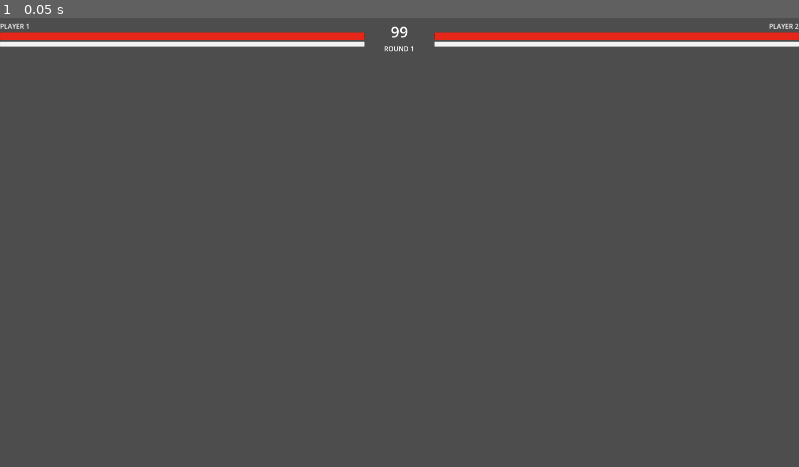
Above: before the commit, frame 1.
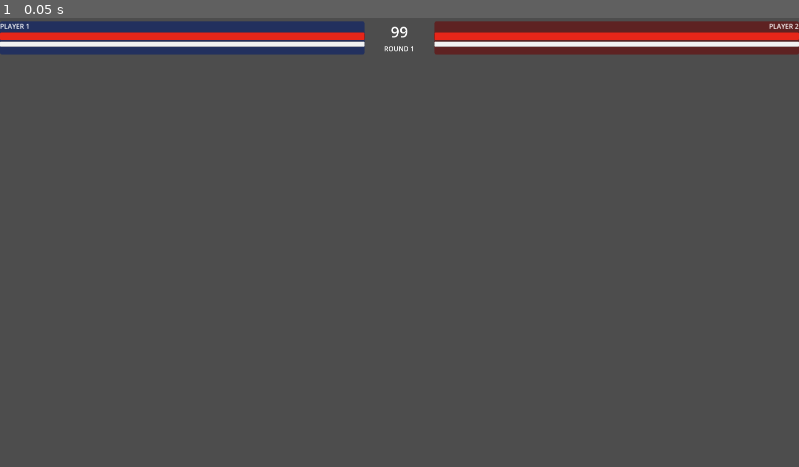
Above: after the commit, the same moment.

Repository: POTOMO1111/wrestlingapp
Game: Godot game, scene res://scenes/ui/hud.tscn
Same seed, same stepped clock (60 frames per second), same inputs: the game is played once before the commit and once after it. This scene is started directly instead of the project's main scene.
Inputs:
- Up to frame 1 (0.05 s): no input

The runs differ from the first frame. In frame 1, 3.8% of the frame differs, in the area x 0-100%, y 0-9%.

Commit message:
4/7:一部UIの変更

Diff:
--- a/scenes/ui/hud.tscn
+++ b/scenes/ui/hud.tscn
@@ -31,23 +31,26 @@
 grow_horizontal = 2
 grow_vertical = 1
 
-[node name="P1_Panel" type="VBoxContainer" parent="TopBar"]
+[node name="P1_PanelBG" type="PanelContainer" parent="TopBar"]
 layout_mode = 2
 size_flags_horizontal = 3
 
-[node name="P1_Name" type="Label" parent="TopBar/P1_Panel"]
+[node name="P1_Panel" type="VBoxContainer" parent="TopBar/P1_PanelBG"]
+layout_mode = 2
+
+[node name="P1_Name" type="Label" parent="TopBar/P1_PanelBG/P1_Panel"]
 layout_mode = 2
 text = "PLAYER 1"
 horizontal_alignment = 0
 
-[node name="P1_PermanentHP" type="ProgressBar" parent="TopBar/P1_Panel"]
+[node name="P1_PermanentHP" type="ProgressBar" parent="TopBar/P1_PanelBG/P1_Panel"]
 layout_mode = 2
 custom_minimum_size = Vector2(0, 18)
 max_value = 100.0
 value = 100.0
 show_percentage = false
 
-[node name="P1_RecoverableHP" type="ProgressBar" parent="TopBar/P1_Panel"]
+[node name="P1_RecoverableHP" type="ProgressBar" parent="TopBar/P1_PanelBG/P1_Panel"]
 layout_mode = 2
 custom_minimum_size = Vector2(0, 12)
 max_value = 100.0
@@ -72,23 +75,26 @@
 horizontal_alignment = 1
 theme_override_font_sizes/font_size = 16
 
-[node name="P2_Panel" type="VBoxContainer" parent="TopBar"]
+[node name="P2_PanelBG" type="PanelContainer" parent="TopBar"]
 layout_mode = 2
 size_flags_horizontal = 3
 
-[node name="P2_Name" type="Label" parent="TopBar/P2_Panel"]
+[node name="P2_Panel" type="VBoxContainer" parent="TopBar/P2_PanelBG"]
+layout_mode = 2
+
+[node name="P2_Name" type="Label" parent="TopBar/P2_PanelBG/P2_Panel"]
 layout_mode = 2
 text = "PLAYER 2"
 horizontal_alignment = 2
 
-[node name="P2_PermanentHP" type="ProgressBar" parent="TopBar/P2_Panel"]
+[node name="P2_PermanentHP" type="ProgressBar" parent="TopBar/P2_PanelBG/P2_Panel"]
 layout_mode = 2
 custom_minimum_size = Vector2(0, 18)
 max_value = 100.0
 value = 100.0
 show_percentage = false
 
-[node name="P2_RecoverableHP" type="ProgressBar" parent="TopBar/P2_Panel"]
+[node name="P2_RecoverableHP" type="ProgressBar" parent="TopBar/P2_PanelBG/P2_Panel"]
 layout_mode = 2
 custom_minimum_size = Vector2(0, 12)
 max_value = 100.0
@@ -102,9 +108,9 @@
 anchor_top = 1.0
 anchor_right = 0.5
 anchor_bottom = 1.0
-offset_left = -150.0
+offset_left = -180.0
 offset_top = -70.0
-offset_right = 150.0
+offset_right = 180.0
 offset_bottom = -10.0
 
 [node name="DominanceLabel" type="Label" parent="GrapplePanel"]
@@ -113,10 +119,28 @@
 horizontal_alignment = 1
 theme_override_font_sizes/font_size = 14
 
-[node name="DominanceBar" type="ProgressBar" parent="GrapplePanel"]
+[node name="BarRow" type="HBoxContainer" parent="GrapplePanel"]
 layout_mode = 2
-custom_minimum_size = Vector2(300, 20)
+
+[node name="InitiatorLabel" type="Label" parent="GrapplePanel/BarRow"]
+layout_mode = 2
+custom_minimum_size = Vector2(60, 0)
+text = "P1"
+horizontal_alignment = 0
+theme_override_font_sizes/font_size = 13
+
+[node name="DominanceBar" type="ProgressBar" parent="GrapplePanel/BarRow"]
+layout_mode = 2
+size_flags_horizontal = 3
+custom_minimum_size = Vector2(180, 22)
 min_value = 0.0
 max_value = 1.0
 value = 0.5
 show_percentage = false
+
+[node name="ReceiverLabel" type="Label" parent="GrapplePanel/BarRow"]
+layout_mode = 2
+custom_minimum_size = Vector2(60, 0)
+text = "P2"
+horizontal_alignment = 2
+theme_override_font_sizes/font_size = 13
--- a/scripts/systems/GrappleManager.gd
+++ b/scripts/systems/GrappleManager.gd
@@ -37,6 +37,7 @@
 var _grapple_camera:             Camera3D = null  # グラップル専用サイドカメラ
 var is_active: bool = false
 
+signal grapple_started(initiator: Node, receiver: Node)
 signal grapple_ended(winner: Node, loser: Node)
 signal dominance_changed(new_dominance: float)
 
@@ -92,6 +93,8 @@
 	# カメラをグラップル専用の近距離視点に変更
 	_adjust_camera(true)
 
+	grapple_started.emit(initiator, receiver)
+
 # ----------------------------------------------------------
 # グラップル入力登録（各キャラの InputHandler / CPUController から呼ぶ）
 # ----------------------------------------------------------
@@ -129,11 +132,14 @@
 
 func _process_dominance(delta: float) -> void:
 	var rate := _get_decay_rate()
-	# 入力がない側は dominance が 0.0 に向かって減衰（CPU の抵抗をdecayで表現）
+	# 攻め側が入力しない → dominance が 0.0 方向へ減衰（連打しないと押し負ける）
+	# 受け側が入力しない → dominance が 1.0 方向へ減衰（連打しないと押し込まれる）
+	# 両者とも入力なし → それぞれ1回ずつ（合計2回の move_toward）は過大なため
+	# 攻め側入力なし: 0.0 方向、受け側入力なし: 1.0 方向 でバランスを取る
 	if not _initiator_input_this_frame:
 		dominance = move_toward(dominance, 0.0, rate * delta)
 	if not _receiver_input_this_frame:
-		dominance = move_toward(dominance, 0.0, rate * delta)
+		dominance = move_toward(dominance, 1.0, rate * delta)
 	dominance_changed.emit(dominance)
 
 	# 勝利条件チェック（decay により端点到達した場合）
--- a/scripts/ui/HUDController.gd
+++ b/scripts/ui/HUDController.gd
@@ -5,20 +5,32 @@
 #  HUDController.gd
 #  hud.tscn のルートノードにアタッチ。
 #  FightManager / GrappleManager のシグナルを受けて表示を更新する。
+#
+#  【ドミナンスバーの方向】
+#    常に「左=プレイヤー（青）, 右=CPU（赤）」で固定。
+#    P2 がグラップルを起こした場合は dominance 値を反転して表示。
 # ============================================================
 
-@onready var p1_permanent_bar:    ProgressBar = $TopBar/P1_Panel/P1_PermanentHP
-@onready var p1_recoverable_bar:  ProgressBar = $TopBar/P1_Panel/P1_RecoverableHP
-@onready var p2_permanent_bar:    ProgressBar = $TopBar/P2_Panel/P2_PermanentHP
-@onready var p2_recoverable_bar:  ProgressBar = $TopBar/P2_Panel/P2_RecoverableHP
-@onready var p1_name_label:       Label       = $TopBar/P1_Panel/P1_Name
-@onready var p2_name_label:       Label       = $TopBar/P2_Panel/P2_Name
-@onready var round_timer_label:   Label       = $TopBar/CenterPanel/RoundTimer
-@onready var round_counter_label: Label       = $TopBar/CenterPanel/RoundCounter
-@onready var grapple_panel:       Control     = $GrapplePanel
-@onready var dominance_bar:       ProgressBar = $GrapplePanel/DominanceBar
+@onready var p1_panel_bg:         PanelContainer = $TopBar/P1_PanelBG
+@onready var p2_panel_bg:         PanelContainer = $TopBar/P2_PanelBG
+@onready var p1_permanent_bar:    ProgressBar    = $TopBar/P1_PanelBG/P1_Panel/P1_PermanentHP
+@onready var p1_recoverable_bar:  ProgressBar    = $TopBar/P1_PanelBG/P1_Panel/P1_RecoverableHP
+@onready var p2_permanent_bar:    ProgressBar    = $TopBar/P2_PanelBG/P2_Panel/P2_PermanentHP
+@onready var p2_recoverable_bar:  ProgressBar    = $TopBar/P2_PanelBG/P2_Panel/P2_RecoverableHP
+@onready var p1_name_label:       Label          = $TopBar/P1_PanelBG/P1_Panel/P1_Name
+@onready var p2_name_label:       Label          = $TopBar/P2_PanelBG/P2_Panel/P2_Name
+@onready var round_timer_label:   Label          = $TopBar/CenterPanel/RoundTimer
+@onready var round_counter_label: Label          = $TopBar/CenterPanel/RoundCounter
+@onready var grapple_panel:       Control        = $GrapplePanel
+@onready var dominance_bar:       ProgressBar    = $GrapplePanel/BarRow/DominanceBar
+@onready var initiator_label:     Label          = $GrapplePanel/BarRow/InitiatorLabel
+@onready var receiver_label:      Label          = $GrapplePanel/BarRow/ReceiverLabel
 
 var _fight_manager: FightManager = null
+var _p1_name: String = "P1"
+var _p2_name: String = "CPU"
+# P1 がグラップルを起こした側か（false なら値を反転してバー表示）
+var _is_p1_initiator: bool = true
 
 func _ready() -> void:
 	_setup_bars()
@@ -44,6 +56,7 @@
 		p1_hc.recoverable_hp_changed.connect(func(v, mx): _update_bar(p1_recoverable_bar, v, mx))
 		if p1_hc.stats:
 			p1_name_label.text = p1_hc.stats.character_name
+			_p1_name = p1_hc.stats.character_name
 
 	if p2_hc:
 		p2_permanent_bar.max_value   = p2_hc.stats.max_permanent_hp
@@ -54,18 +67,38 @@
 		p2_hc.recoverable_hp_changed.connect(func(v, mx): _update_bar(p2_recoverable_bar, v, mx))
 		if p2_hc.stats:
 			p2_name_label.text = p2_hc.stats.character_name
+			_p2_name = p2_hc.stats.character_name
 
 	fight_mgr.round_started.connect(func(rn): round_counter_label.text = "ROUND %d" % rn)
 	fight_mgr.timer_updated.connect(func(t): round_timer_label.text = "%02d" % int(ceil(t)))
 
 	var grapple_mgr: GrappleManager = fight_mgr.get_node_or_null("GrappleManager")
 	if grapple_mgr:
+		grapple_mgr.grapple_started.connect(_on_grapple_started)
 		grapple_mgr.dominance_changed.connect(_on_dominance_changed)
 		grapple_mgr.grapple_ended.connect(func(_w, _l): grapple_panel.visible = false)
 
 func _setup_bars() -> void:
-	# 背景スタイル（全バー共通）
-	var bg = StyleBoxFlat.new()
+	# ---- P1 パネル背景（青） ----
+	var p1_bg := StyleBoxFlat.new()
+	p1_bg.bg_color = Color(0.06, 0.14, 0.40, 0.70)
+	p1_bg.corner_radius_top_left     = 5
+	p1_bg.corner_radius_top_right    = 5
+	p1_bg.corner_radius_bottom_left  = 5
+	p1_bg.corner_radius_bottom_right = 5
+	p1_panel_bg.add_theme_stylebox_override("panel", p1_bg)
+
+	# ---- P2 パネル背景（赤） ----
+	var p2_bg := StyleBoxFlat.new()
+	p2_bg.bg_color = Color(0.40, 0.06, 0.06, 0.70)
+	p2_bg.corner_radius_top_left     = 5
+	p2_bg.corner_radius_top_right    = 5
+	p2_bg.corner_radius_bottom_left  = 5
+	p2_bg.corner_radius_bottom_right = 5
+	p2_panel_bg.add_theme_stylebox_override("panel", p2_bg)
+
+	# ---- HP バー共通背景 ----
+	var bg := StyleBoxFlat.new()
 	bg.bg_color = Color(0.08, 0.08, 0.08, 0.9)
 	bg.border_width_bottom = 2
 	bg.border_width_top    = 2
@@ -78,7 +111,7 @@
 	bg.corner_radius_bottom_right = 3
 
 	# 回復不可能HP（赤・太い）
-	var perm_fill = StyleBoxFlat.new()
+	var perm_fill := StyleBoxFlat.new()
 	perm_fill.bg_color = Color(0.9, 0.15, 0.1, 1.0)
 	perm_fill.corner_radius_top_left     = 3
 	perm_fill.corner_radius_top_right    = 3
@@ -86,7 +119,7 @@
 	perm_fill.corner_radius_bottom_right = 3
 
 	# 回復可能HP（白・細い）
-	var rec_fill = StyleBoxFlat.new()
+	var rec_fill := StyleBoxFlat.new()
 	rec_fill.bg_color = Color(0.95, 0.95, 0.95, 1.0)
 	rec_fill.corner_radius_top_left     = 2
 	rec_fill.corner_radius_top_right    = 2
@@ -107,14 +140,25 @@
 		bar.add_theme_stylebox_override("background", bg)
 		bar.add_theme_stylebox_override("fill", rec_fill)
 
+	# ---- ドミナンスバー: 左=プレイヤー（青）、右=CPU（赤） ----
 	if dominance_bar:
 		dominance_bar.min_value = 0.0
 		dominance_bar.max_value = 1.0
 		dominance_bar.value     = 0.5
-		var dom_bg = StyleBoxFlat.new()
-		dom_bg.bg_color = Color(0.05, 0.05, 0.05, 0.9)
-		var dom_fill = StyleBoxFlat.new()
-		dom_fill.bg_color = Color(0.2, 0.6, 1.0, 1.0)
+		# 背景 = CPU 側（赤）
+		var dom_bg := StyleBoxFlat.new()
+		dom_bg.bg_color = Color(0.70, 0.10, 0.10, 1.0)
+		dom_bg.corner_radius_top_left     = 3
+		dom_bg.corner_radius_top_right    = 3
+		dom_bg.corner_radius_bottom_left  = 3
+		dom_bg.corner_radius_bottom_right = 3
+		# フィル = プレイヤー側（青）
+		var dom_fill := StyleBoxFlat.new()
+		dom_fill.bg_color = Color(0.15, 0.45, 0.90, 1.0)
+		dom_fill.corner_radius_top_left     = 3
+		dom_fill.corner_radius_top_right    = 3
+		dom_fill.corner_radius_bottom_left  = 3
+		dom_fill.corner_radius_bottom_right = 3
 		dominance_bar.add_theme_stylebox_override("background", dom_bg)
 		dominance_bar.add_theme_stylebox_override("fill", dom_fill)
 
@@ -122,6 +166,17 @@
 	bar.max_value = max_value
 	bar.value     = value
 
+func _on_grapple_started(initiator: Node, receiver: Node) -> void:
+	var ctrl: Node = initiator.get_node_or_null("CombatController")
+	_is_p1_initiator = not ctrl or ctrl.player_id == GameEnums.PlayerID.PLAYER_ONE
+	# バーの向きは常に「左=P1（プレイヤー）、右=P2（CPU）」に固定
+	initiator_label.text = _p1_name
+	receiver_label.text  = _p2_name
+	dominance_bar.value  = 0.5
+	grapple_panel.visible = true
+
 func _on_dominance_changed(new_dominance: float) -> void:
-	grapple_panel.visible = true
-	dominance_bar.value   = new_dominance
+	# dominance=1.0 → 攻め側勝利。P1 が攻め側なら右に、P2 が攻め側なら左に振れる
+	# → 常に「P1 有利なら右（大きい値）」になるよう P2 攻め時は反転
+	var player_value: float = new_dominance if _is_p1_initiator else 1.0 - new_dominance
+	dominance_bar.value = player_value
